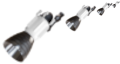
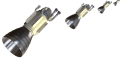
Two versions of the same layered image (120 × 64). Layer-by-layer changes:
painted on "Layer #2" over <box>96,0,113,16</box>
painted on "Layer #1" over <box>64,2,97,32</box>
painted on "Layer" over <box>2,0,120,63</box>
